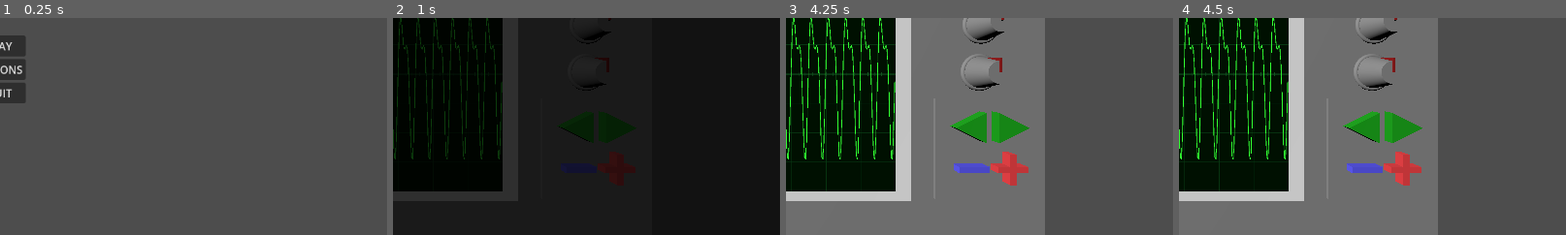
Above: before the commit, frames 1-4 (left to right).
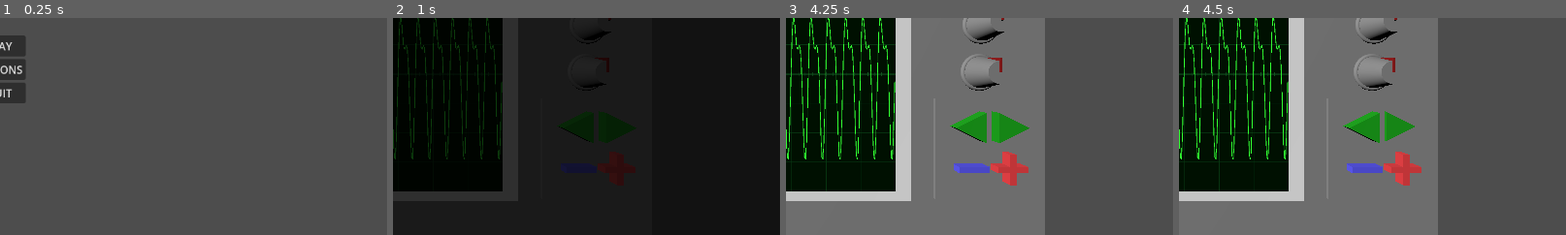
Above: after the commit, the same moments.

Repository: AirJamStudios/interference
Game: Godot game, scene res://scenes/main_menu.tscn
Two runs of this game, one before a commit and one after it. Both use one fixed random seed, a clock stepped at 60 frames per second and the inputs below.
Inputs (mouse positions are % of the whole screen's width and height, from its top left):
- Up to frame 1 (0.25 s): no input
- Up to frame 2 (1 s): click "PLAY" at 0.5 s
- Up to frame 3 (4.25 s): move the mouse to (72, 45) at 1.27 s; click (72, 45) at 1.42 s; tap Enter at 2, 3.5 s; drag from (30, 55) to (45, 70) at 2.02 s; tap Space at 2.75 s; move the mouse to (60, 28) at 2.77 s; click (60, 28) at 2.92 s; drag from (45, 70) to (20, 35) at 3.52 s
- Up to frame 4 (4.5 s): tap Space at 4.25 s; move the mouse to (80, 65) at 4.27 s; click (80, 65) at 4.42 s
The pictures show only the part of the screen within x 50-100%, y 38-88%; the shares and areas given below are measured in that part.

Frames 1-3 are identical in both runs. In frame 4, 0.3% of the frame differs, in the area x 53-63%, y 43-58%.

Commit message:
Wave selection panel with buttons working

Diff:
--- a/scenes/wave_selection_panel.tscn
+++ b/scenes/wave_selection_panel.tscn
@@ -1,4 +1,7 @@
 [gd_scene format=3 uid="uid://8ohy674clkp2"]
+
+[ext_resource type="Script" uid="uid://f13wtk8mffh" path="res://scripts/wave_selection_panel.gd" id="1_p8qyh"]
+[ext_resource type="Script" uid="uid://d2jt5uxxw4h71" path="res://scripts/button_3d.gd" id="2_t5r60"]
 
 [sub_resource type="BoxMesh" id="BoxMesh_anpke"]
 size = Vector3(0.05444336, 1.736023, 1.7009888)
@@ -9,8 +12,14 @@
 [sub_resource type="StandardMaterial3D" id="StandardMaterial3D_anpke"]
 albedo_color = Color(0, 0.6745098, 0, 1)
 
+[sub_resource type="BoxShape3D" id="BoxShape3D_anpke"]
+size = Vector3(0.55804443, 0.6741562, 0.28222656)
+
 [sub_resource type="StandardMaterial3D" id="StandardMaterial3D_21xpk"]
 albedo_color = Color(0, 0.6745098, 0, 1)
+
+[sub_resource type="BoxShape3D" id="BoxShape3D_21xpk"]
+size = Vector3(0.5258789, 0.74768066, 0.27441406)
 
 [sub_resource type="BoxMesh" id="BoxMesh_21xpk"]
 size = Vector3(0.17285156, 0.1015625, 0.5078125)
@@ -18,13 +27,24 @@
 [sub_resource type="StandardMaterial3D" id="StandardMaterial3D_kc3om"]
 albedo_color = Color(0.36078432, 0.34901962, 1, 1)
 
+[sub_resource type="BoxShape3D" id="BoxShape3D_kc3om"]
+size = Vector3(0.23800659, 0.5944519, 0.630249)
+
 [sub_resource type="StandardMaterial3D" id="StandardMaterial3D_bkmyr"]
 albedo_color = Color(0.96862745, 0.24705882, 0.26666668, 1)
 
 [sub_resource type="StandardMaterial3D" id="StandardMaterial3D_hxgdj"]
 albedo_color = Color(0.96862745, 0.24705882, 0.26666668, 1)
 
-[node name="wave_selection_panel" type="Node3D" unique_id=195832394]
+[sub_resource type="BoxShape3D" id="BoxShape3D_bkmyr"]
+size = Vector3(0.23062134, 0.61257935, 0.6237793)
+
+[node name="wave_selection_panel" type="Node3D" unique_id=195832394 node_paths=PackedStringArray("left_button", "right_button", "minus_button", "plus_button")]
+script = ExtResource("1_p8qyh")
+left_button = NodePath("mesh/body/left_button")
+right_button = NodePath("mesh/body/right_button")
+minus_button = NodePath("mesh/body/minus")
+plus_button = NodePath("mesh/body/plus")
 
 [node name="mesh" type="Node3D" parent="." unique_id=804450261]
 
@@ -36,19 +56,41 @@
 transform = Transform3D(1.9106855e-15, 4.371139e-08, -1, 1, -4.371139e-08, 0, -4.371139e-08, -1, -4.371139e-08, 0.11582118, 0.39999628, -0.3582542)
 mesh = SubResource("PrismMesh_anpke")
 surface_material_override/0 = SubResource("StandardMaterial3D_anpke")
+script = ExtResource("2_t5r60")
+
+[node name="static_body" type="StaticBody3D" parent="mesh/body/right_button" unique_id=1245639974]
+
+[node name="collision_shape" type="CollisionShape3D" parent="mesh/body/right_button/static_body" unique_id=1274452150]
+transform = Transform3D(1, 0, 0, 0, 1, 0, 0, 0, 1, 0.0007019043, 0.013186991, -0.0024414063)
+shape = SubResource("BoxShape3D_anpke")
 
 [node name="left_button" type="MeshInstance3D" parent="mesh/body" unique_id=1870093843]
 transform = Transform3D(1.9106855e-15, -4.371139e-08, -1, -1, -4.371139e-08, 0, -4.371139e-08, 1, -4.371139e-08, 0.11582118, 0.39999628, 0.35099334)
 mesh = SubResource("PrismMesh_anpke")
 surface_material_override/0 = SubResource("StandardMaterial3D_21xpk")
+script = ExtResource("2_t5r60")
+
+[node name="static_body" type="StaticBody3D" parent="mesh/body/left_button" unique_id=2121560136]
+
+[node name="collision_shape" type="CollisionShape3D" parent="mesh/body/left_button/static_body" unique_id=1573363676]
+transform = Transform3D(1, 0, 0, 0, 1, 0, 0, 0, 1, 0.0078125, 0.051696777, -0.008300841)
+shape = SubResource("BoxShape3D_21xpk")
 
 [node name="minus" type="MeshInstance3D" parent="mesh/body" unique_id=546404461]
 transform = Transform3D(1, 0, 0, 0, 1, 0, 0, 0, 1, 0.10600358, -0.3003354, 0.28643417)
 mesh = SubResource("BoxMesh_21xpk")
 surface_material_override/0 = SubResource("StandardMaterial3D_kc3om")
+script = ExtResource("2_t5r60")
+
+[node name="static_body" type="StaticBody3D" parent="mesh/body/minus" unique_id=1539674957]
+
+[node name="collision_shape" type="CollisionShape3D" parent="mesh/body/minus/static_body" unique_id=1615417428]
+transform = Transform3D(1, 0, 0, 0, 1, 0, 0, 0, 1, 0.0074005127, 0.0034332275, 0.01751709)
+shape = SubResource("BoxShape3D_kc3om")
 
 [node name="plus" type="Node3D" parent="mesh/body" unique_id=962119466]
 transform = Transform3D(1, 0, 0, 0, 1, 0, 0, 0, 1, 0, -0.3003354, 0.104800105)
+script = ExtResource("2_t5r60")
 
 [node name="plus_1" type="MeshInstance3D" parent="mesh/body/plus" unique_id=272338038]
 transform = Transform3D(1, 0, 0, 0, 1, 0, 0, 0, 1, 0.10600358, 0, -0.459791)
@@ -59,3 +101,9 @@
 transform = Transform3D(1, 0, 0, 0, -4.371139e-08, -1, 0, 1, -4.371139e-08, 0.10600358, 0, -0.459791)
 mesh = SubResource("BoxMesh_21xpk")
 surface_material_override/0 = SubResource("StandardMaterial3D_hxgdj")
+
+[node name="static_body" type="StaticBody3D" parent="mesh/body/plus" unique_id=1167913761]
+
+[node name="collision_shape" type="CollisionShape3D" parent="mesh/body/plus/static_body" unique_id=1621739247]
+transform = Transform3D(1, 0, 0, 0, 1, 0, 0, 0, 1, 0.10038757, 0.003829956, -0.4769287)
+shape = SubResource("BoxShape3D_bkmyr")
--- /dev/null
+++ b/scripts/button_3d.gd
@@ -0,0 +1,55 @@
+class_name PressButton3D
+extends Node3D
+
+signal pressed
+signal released
+
+@export var body: StaticBody3D
+@export var press_offset := Vector3(-0.15, 0, 0)
+@export var press_time := 0.09
+
+var _rest_position: Vector3
+var _is_down := false
+var _tween: Tween
+
+func _ready() -> void:
+	get_viewport().physics_object_picking = true
+	_rest_position = position
+
+	if body == null:
+		for child in get_children():
+			if child is StaticBody3D:
+				body = child
+				break
+	assert(body != null, "%s: no StaticBody3D found" % name)
+
+	body.input_event.connect(_on_body_input_event)
+	body.mouse_entered.connect(func(): Input.set_default_cursor_shape(Input.CURSOR_POINTING_HAND))
+	body.mouse_exited.connect(func(): Input.set_default_cursor_shape(Input.CURSOR_ARROW))
+
+func _on_body_input_event(_camera, event, _pos, _normal, _shape_idx) -> void:
+	if event is InputEventMouseButton and event.button_index == MOUSE_BUTTON_LEFT and event.pressed:
+		_press()
+		get_viewport().set_input_as_handled()
+
+func _input(event: InputEvent) -> void:
+	if _is_down and event is InputEventMouseButton \
+			and event.button_index == MOUSE_BUTTON_LEFT and not event.pressed:
+		_release()
+
+func _press() -> void:
+	_is_down = true
+	_move_to(_rest_position + press_offset)
+	pressed.emit()
+
+func _release() -> void:
+	_is_down = false
+	_move_to(_rest_position)
+	released.emit()
+
+func _move_to(target: Vector3) -> void:
+	if _tween:
+		_tween.kill()
+	_tween = create_tween()
+	_tween.tween_property(self, "position", target, press_time) \
+		.set_trans(Tween.TRANS_QUAD).set_ease(Tween.EASE_OUT)
--- /dev/null
+++ b/scripts/wave_selection_panel.gd
@@ -0,0 +1,18 @@
+extends Node3D
+
+signal minus_pressed
+signal plus_pressed
+signal left_pressed
+signal right_pressed
+
+@export var left_button: PressButton3D
+@export var right_button: PressButton3D
+@export var minus_button: PressButton3D
+@export var plus_button: PressButton3D
+
+
+func _ready() -> void:
+	left_button.pressed.connect(func(): left_pressed.emit())
+	right_button.pressed.connect(func(): right_pressed.emit())
+	minus_button.pressed.connect(func(): minus_pressed.emit())
+	plus_button.pressed.connect(func(): plus_pressed.emit())
Not shown, added: scripts/button_3d.gd.uid
Not shown, added: scripts/wave_selection_panel.gd.uid
